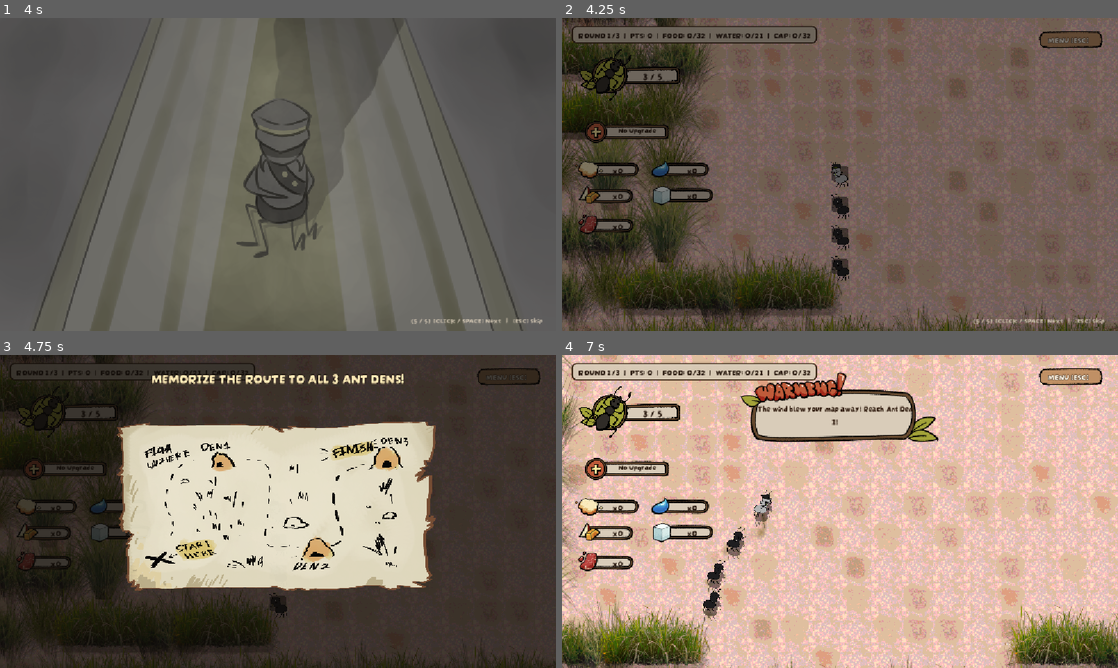
Above: before the commit, frames 1-4 (two rows, left to right).
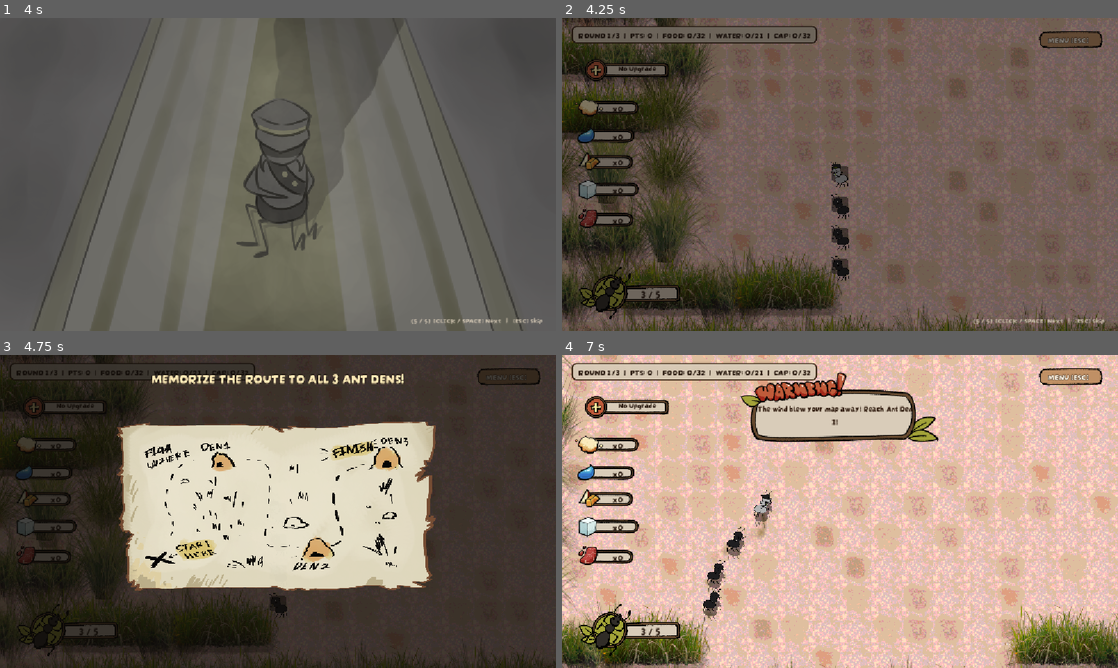
Above: after the commit, the same moments.

Repository: michaelaudrey777-boop/Hands-On
Game: Godot game, scene res://scenes/main.tscn
Two runs of this game, one before a commit and one after it. Both use one fixed random seed, a clock stepped at 60 frames per second and the inputs below. The engine's default icon, where the game draws it, is replaced by a stand-in: a white triangle on a blue panel in a dark square.
Inputs (mouse positions are in pixels of both pictures, inside the frame that each line leads up to):
- Up to frame 1 (4 s): tap Enter at 0.5, 2.1 s; move the mouse to (400, 158) at 0.52 s; hold D (Right) 0.53-1.28 s; tap E at 0.6 s; click (400, 158) at 0.67 s; tap Space at 0.77, 1.52, 3.02, 3.77 s; move the mouse to (166, 190) at 1.27 s; hold S (Down) 1.28-2.03 s; tap Q at 1.35 s; move the mouse to (333, 105) at 2.02 s; hold D (Right) 2.03-2.78 s; move the mouse to (250, 237) at 2.77 s; hold W (Up) 2.78-3.53 s; tap Keypad Enter at 2.85 s; click (250, 237) at 2.92 s; move the mouse to (444, 221) at 3.52 s; hold A (Left) from 3.53 s (still down); tap R at 3.6 s
- Up to frame 2 (4.25 s): keep holding A (Left)
- Up to frame 3 (4.75 s): keep holding A (Left); move the mouse to (111, 464) at 4.27 s; tap E at 4.35 s; tap Space at 4.52 s
- Up to frame 4 (7 s): move the mouse to (867, 511) at 5.02 s; release A (Left) at 5.03 s; hold S (Down) 5.03-5.78 s; tap Q at 5.1 s; click (867, 511) at 5.17 s; move the mouse to (756, 433) at 5.77 s; hold D (Right) 5.78-6.53 s; tap Enter at 5.85 s; tap Space at 6.02, 6.77 s; move the mouse to (962, 495) at 6.52 s; hold W (Up) from 6.53 s (still down); tap Keypad Enter at 6.6 s

Frame 1 is identical in both runs. In frame 2, 5.5% of the frame differs, in the area x 2-28%, y 10-97%; in frame 3, 2.9%; in frame 4, 6.6%.

Commit message:
fix: Move ant counter to bottom-left and stack resource meters vertically

Diff:
--- a/ant-icipate/scripts/main.gd
+++ b/ant-icipate/scripts/main.gd
@@ -355,13 +355,16 @@
 		ant_bar.texture = ui_antbar_texture
 		ant_bar.expand_mode = TextureRect.EXPAND_IGNORE_SIZE
 		ant_bar.stretch_mode = TextureRect.STRETCH_KEEP_ASPECT_CENTERED
-		ant_bar.custom_minimum_size = Vector2(240, 124)
-		ant_bar.size_flags_horizontal = Control.SIZE_SHRINK_BEGIN
+		ant_bar.set_anchors_preset(Control.PRESET_BOTTOM_LEFT)
+		ant_bar.offset_left = 20.0
+		ant_bar.offset_right = 260.0
+		ant_bar.offset_top = -140.0
+		ant_bar.offset_bottom = -16.0
 		ant_bar.mouse_filter = Control.MOUSE_FILTER_IGNORE
-		left_vbox.add_child(ant_bar)
+		root.add_child(ant_bar)
 
 		ant_bar_label = Label.new()
-		ant_bar_label.anchor_left = 0.48
+		ant_bar_label.anchor_left = 0.44
 		ant_bar_label.anchor_right = 0.92
 		ant_bar_label.anchor_top = 0.36
 		ant_bar_label.anchor_bottom = 0.64
@@ -395,7 +398,7 @@
 
 	if ui_resources_texture != null:
 		var res_grid := GridContainer.new()
-		res_grid.columns = 2
+		res_grid.columns = 1
 		res_grid.size_flags_horizontal = Control.SIZE_SHRINK_BEGIN
 		res_grid.add_theme_constant_override("h_separation", 8)
 		res_grid.add_theme_constant_override("v_separation", 4)
